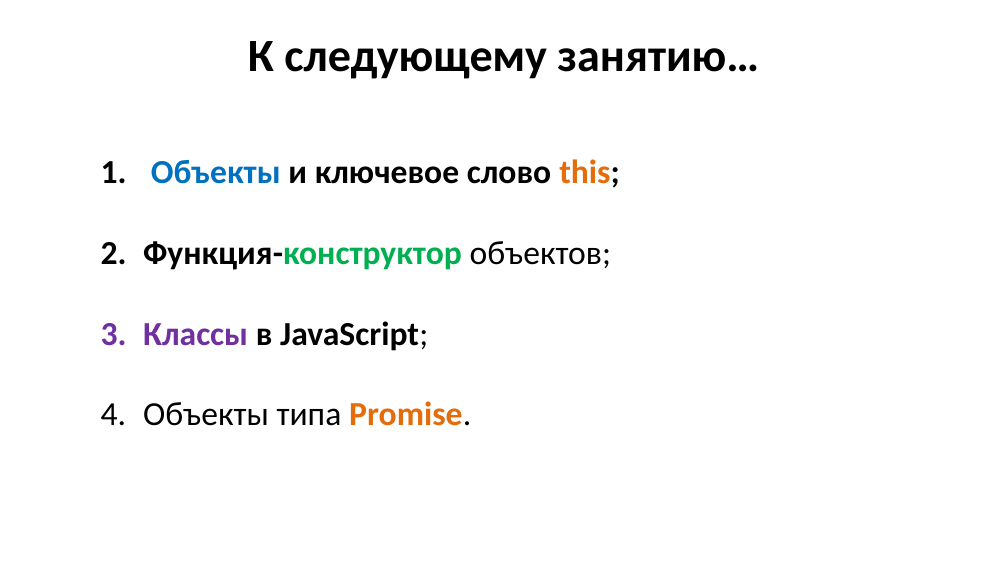
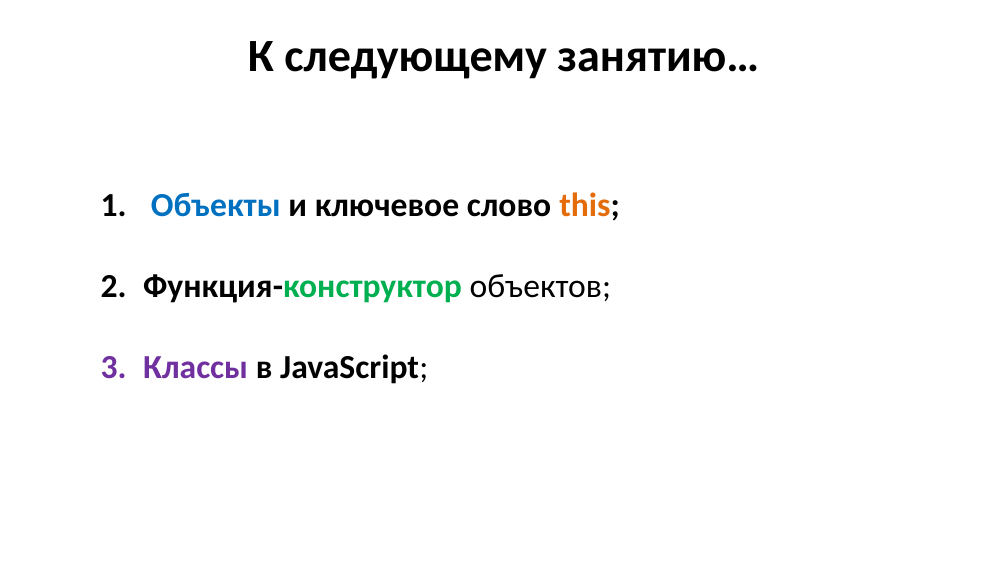
Before and after one commit to js-11-ort-dnipro/lesson04, a slide deck: slide 30 of lesson04.pptx. Drawn at 1008x567 pixels with LibreOffice and Linux fonts; fonts in the diff are those of the drawing. Boxes give left, top, right and bottom in pixels: in the first picture for what was removed or moved away, otherwise in the second. Text is boxed around its words. In the diff, an @@ line names an element or a change of style, - is before the commit and + after.

```diff
--- a/lesson04.pptx
+++ b/lesson04.pptx
@@ text "Объекты и ключевое слово this;": place and size @@
-text "Объекты и ключевое слово this;" at (143,159,620,426)
+text "Объекты и ключевое слово this;" at (143,192,620,384)
@@ text at (143,401,471,426): paragraph removed @@
-4. Объекты типа Promise.
```
Also in this commit, not shown: 1 other file.
